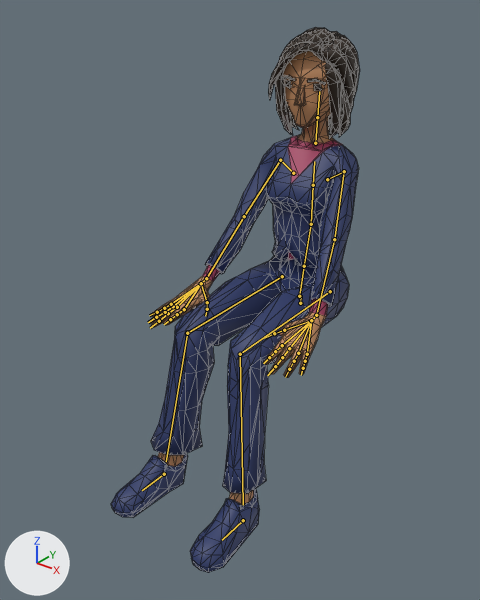
A saved change to the glTF model js/models/avatars/club-crowd-vf6.glb.
The view is the same before and after, from a 50 mm camera at (1.112, -1.659, 1.503) aimed at (-0.013, -0.253, 0.631). Lighting does not change. The marker at lower left points along +X, +Y and +Z. The picture after the commit comes second. Both versions are drawn at frame 287 of the action 'Seated_Low_Loop'; the numbers are the values there. The bones that change, and the others that lie on the model, are drawn over the model as lines. Mesh edges are drawn as thin lines.

The first picture shows 'Suit_Body'.
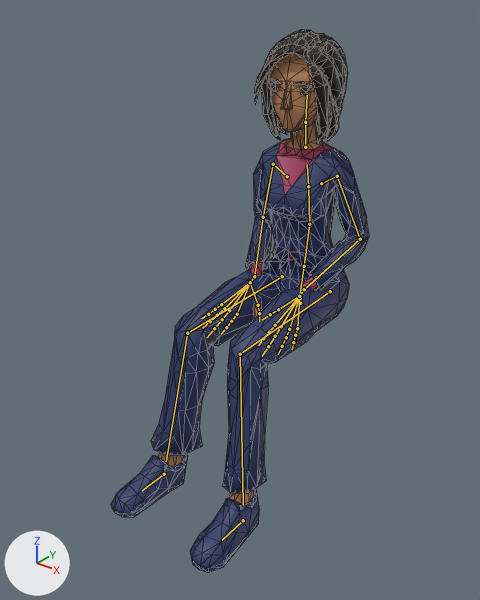
What the commit changed:
Bone 'Abdomen' (bone_abdomen) turns from (0, 0, 0) to (4, 0, 0) degrees about its own x, y and z.
Bone 'Torso' (bone_torso) turns from (0, 0, 0) to (5, 0, 0) degrees about its own x, y and z.
Bone 'Chest' (bone_chest) turns from (0, 0, 0) to (5, 0, 0) degrees about its own x, y and z.
Bone 'Neck' (bone_neck) turns from (0, 1, 0) to (-6, 1, 0) degrees about its own x, y and z.
Bone 'Head' (bone_head) turns from (-1, 2, -1) to (-8, 2, 0) degrees about its own x, y and z.
Bone 'UpperArm.L' (bone_upperarm_l) turns from (-59, -20, -38) to (-71, -2, 12) degrees about its own x, y and z.
Bone 'LowerArm.L' (bone_lowerarm_l) turns from (-2, 9, 4) to (-53, 31, -94) degrees about its own x, y and z.
Bone 'Wrist.L' (bone_wrist_l) turns from (19, 29, -26) to (21, 25, 19) degrees about its own x, y and z.
Bone 'UpperArm.R' (bone_upperarm_r) turns from (-58, 21, 39) to (-73, 3, -11) degrees about its own x, y and z.
Bone 'LowerArm.R' (bone_lowerarm_r) turns from (-2, -9, -4) to (-52, -32, 92) degrees about its own x, y and z.
Bone 'Wrist.R' (bone_wrist_r) turns from (19, -29, 26) to (20, -26, -19) degrees about its own x, y and z.

What differs and where, as boxes [x1, y1, x2, y2] in the pictures (480 x 600 px):
'Suit_Body', posed
    before: [111, 27, 360, 573]
    after: [111, 30, 369, 573]
bone 'Abdomen', root to tip
    before: (304, 266) to (311, 224)
    after: (304, 266) to (309, 224)
bone 'Torso', root to tip
    before: (311, 224) to (313, 185)
    after: (309, 224) to (308, 186)
bone 'Chest', root to tip
    before: (313, 185) to (314, 161)
    after: (308, 186) to (307, 164)
bone 'Neck', root to tip
    before: (315, 143) to (317, 117)
    after: (305, 147) to (305, 122)
bone 'Head', root to tip
    before: (317, 117) to (319, 91)
    after: (305, 122) to (307, 95)
bone 'UpperArm.L', root to tip
    before: (344, 171) to (334, 239)
    after: (337, 176) to (360, 239)
bone 'LowerArm.L', root to tip
    before: (334, 239) to (316, 315)
    after: (360, 239) to (304, 289)
bone 'Wrist.L', root to tip
    before: (316, 315) to (311, 320)
    after: (304, 289) to (299, 296)
bone 'UpperArm.R', root to tip
    before: (280, 160) to (244, 216)
    after: (273, 164) to (263, 217)
bone 'LowerArm.R', root to tip
    before: (244, 216) to (206, 278)
    after: (263, 217) to (254, 276)
bone 'Wrist.R', root to tip
    before: (206, 278) to (201, 283)
    after: (254, 276) to (250, 282)
